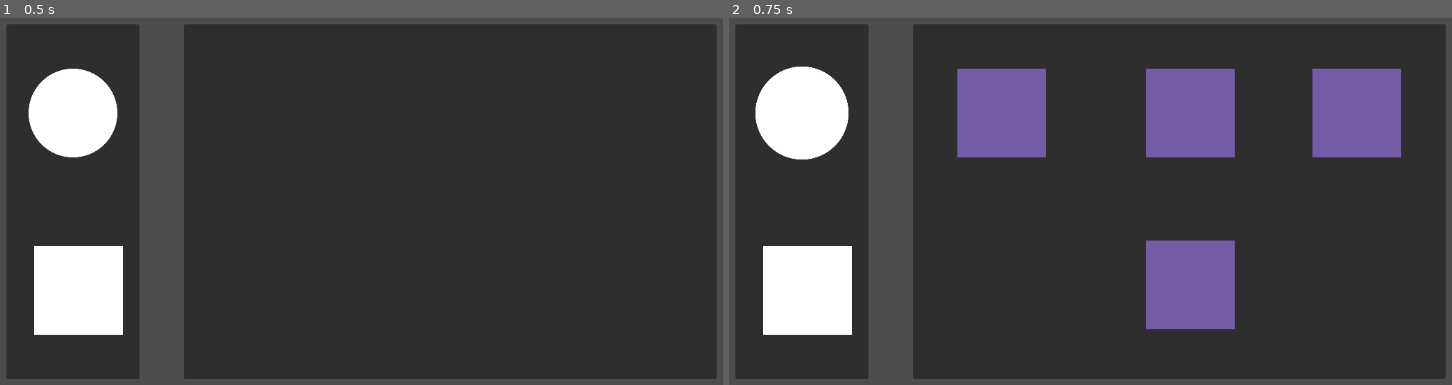
Above: before the commit, frames 1-2 (left to right).
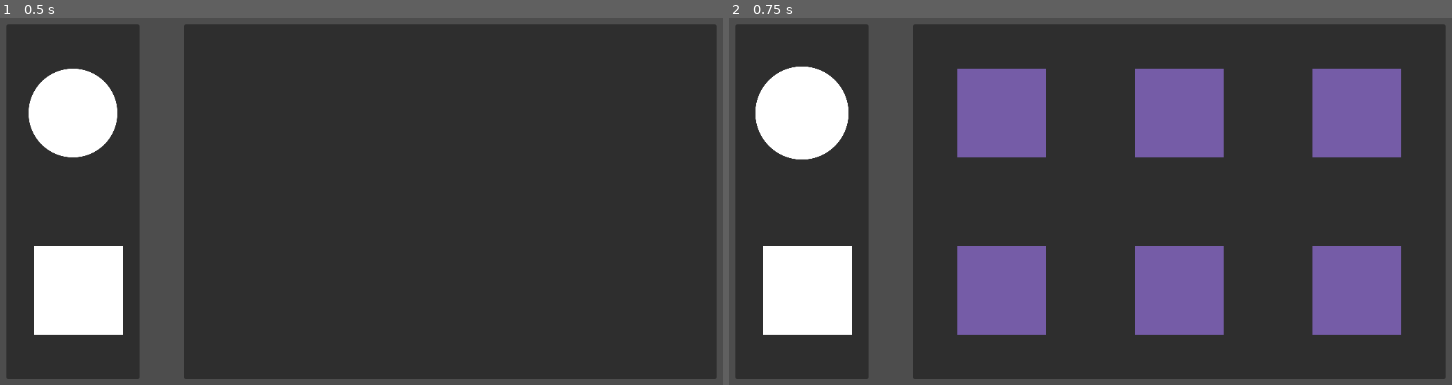
Above: after the commit, the same moments.

Repository: Les-Bougs/Game-Jam-Bougs
Game: Godot game, scene res://scenes/world.tscn
The game is run twice, just before and just after one commit, with the same random seed, the same clock (stepped at 60 frames per second) and the same inputs. The project has no main scene, so this scene is started directly. The engine's default icon, where the game draws it, is replaced by a stand-in: a white triangle on a blue panel in a dark square.
Inputs (mouse positions are in pixels of both pictures, inside the frame that each line leads up to):
- Up to frame 1 (0.5 s): no input
- Up to frame 2 (0.75 s): tap Enter at 0.5 s; move the mouse to (801, 113) at 0.52 s; press the mouse at (801, 113) at 0.53 s

Frame 1 is identical in both runs. In frame 2, 7.9% of the frame differs, in the area x 31-93%, y 13-87%.

Commit message:
add 2 new platforms

Diff:
--- a/scenes/world.tscn
+++ b/scenes/world.tscn
@@ -27,16 +27,22 @@
 mouse_filter = 2
 
 [node name="platform" parent="CenterPanel" instance=ExtResource("1_rwgxs")]
+position = Vector2(128, 128)
+
+[node name="platform2" parent="CenterPanel" instance=ExtResource("1_rwgxs")]
+position = Vector2(384, 128)
+
+[node name="platform3" parent="CenterPanel" instance=ExtResource("1_rwgxs")]
 position = Vector2(640, 128)
 
-[node name="platform2" parent="CenterPanel" instance=ExtResource("1_rwgxs")]
-position = Vector2(128, 128)
+[node name="platform4" parent="CenterPanel" instance=ExtResource("1_rwgxs")]
+position = Vector2(128, 384)
 
-[node name="platform3" parent="CenterPanel" instance=ExtResource("1_rwgxs")]
-position = Vector2(400, 128)
+[node name="platform5" parent="CenterPanel" instance=ExtResource("1_rwgxs")]
+position = Vector2(384, 384)
 
-[node name="platform4" parent="CenterPanel" instance=ExtResource("1_rwgxs")]
-position = Vector2(400, 376)
+[node name="platform6" parent="CenterPanel" instance=ExtResource("1_rwgxs")]
+position = Vector2(640, 384)
 
 [node name="Circle" parent="CenterPanel" instance=ExtResource("3_4wyf3")]
 position = Vector2(-160, 128)
